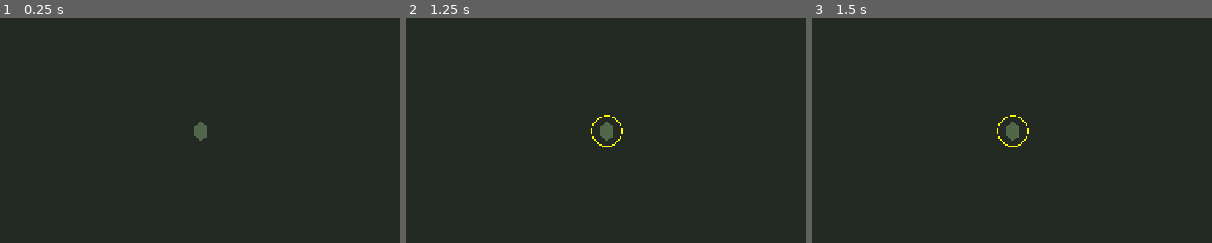
Above: before the commit, frames 1-3 (left to right).
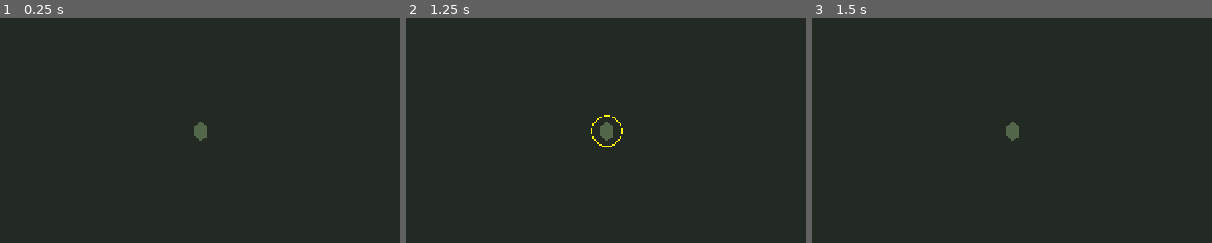
Above: after the commit, the same moments.

Repository: tivel47-ai/i-m-a-monster
Game: Godot game, scene res://scenes/main.tscn
Same seed, same stepped clock (60 frames per second), same inputs: the game is played once before the commit and once after it.
Inputs (mouse positions are % of the whole screen's width and height, from its top left):
- Up to frame 1 (0.25 s): no input
- Up to frame 2 (1.25 s): tap Enter at 0.5 s; move the mouse to (50, 45) at 0.52 s; click (50, 45) at 0.67 s
- Up to frame 3 (1.5 s): tap Space at 1.25 s; move the mouse to (30, 55) at 1.27 s; click (30, 55) at 1.42 s
The pictures show only the part of the screen within x 24-74%, y 20-70%; the shares and areas given below are measured in that part.

Frames 1-2 are identical in both runs. In frame 3, 0.1% of the frame differs, in the area x 46-55%, y 43-58%.

Commit message:
zombi move

Diff:
--- a/scripts/zombie.gd
+++ b/scripts/zombie.gd
@@ -14,6 +14,19 @@
 	queue_redraw()
 
 
+func _is_mouse_over_zombie() -> bool:
+	var query := PhysicsPointQueryParameters2D.new()
+	query.position = get_global_mouse_position()
+	query.collision_mask = input_area.collision_layer
+	query.collide_with_areas = true
+	query.collide_with_bodies = false
+
+	for result in get_world_2d().direct_space_state.intersect_point(query):
+		if result["collider"] == input_area:
+			return true
+	return false
+
+
 func _draw() -> void:
 	if is_selected:
 		draw_arc(
@@ -26,20 +39,32 @@
 			2.0
 		)
 
-
-func _ready() -> void:
-	input_area.input_pickable = true
-	input_area.input_event.connect(_on_input_event)
+	if has_target:
+		var marker_position := to_local(target_position)
+		var marker_color := Color(0.3, 0.9, 1.0)
+		draw_arc(marker_position, 10.0, 0.0, TAU, 24, marker_color, 2.0)
+		draw_line(
+			marker_position + Vector2(-14.0, 0.0),
+			marker_position + Vector2(14.0, 0.0),
+			marker_color,
+			2.0
+		)
+		draw_line(
+			marker_position + Vector2(0.0, -14.0),
+			marker_position + Vector2(0.0, 14.0),
+			marker_color,
+			2.0
+		)
 
 
 func _unhandled_input(event: InputEvent) -> void:
-	if not is_selected:
-		return
-
 	if event is InputEventMouseButton:
-		if event.button_index == MOUSE_BUTTON_RIGHT and event.pressed:
+		if event.button_index == MOUSE_BUTTON_LEFT and event.pressed:
+			set_selected(_is_mouse_over_zombie())
+		elif is_selected and event.button_index == MOUSE_BUTTON_RIGHT and event.pressed:
 			target_position = get_global_mouse_position()
 			has_target = true
+			queue_redraw()
 
 
 func _physics_process(delta: float) -> void:
@@ -52,13 +77,4 @@
 	)
 	if global_position.is_equal_approx(target_position):
 		has_target = false
-
-
-func _on_input_event(
-	_viewport: Viewport,
-	event: InputEvent,
-	_shape_idx: int
-) -> void:
-	if event is InputEventMouseButton:
-		if event.button_index == MOUSE_BUTTON_LEFT and event.pressed:
-			set_selected(not is_selected)
+	queue_redraw()
